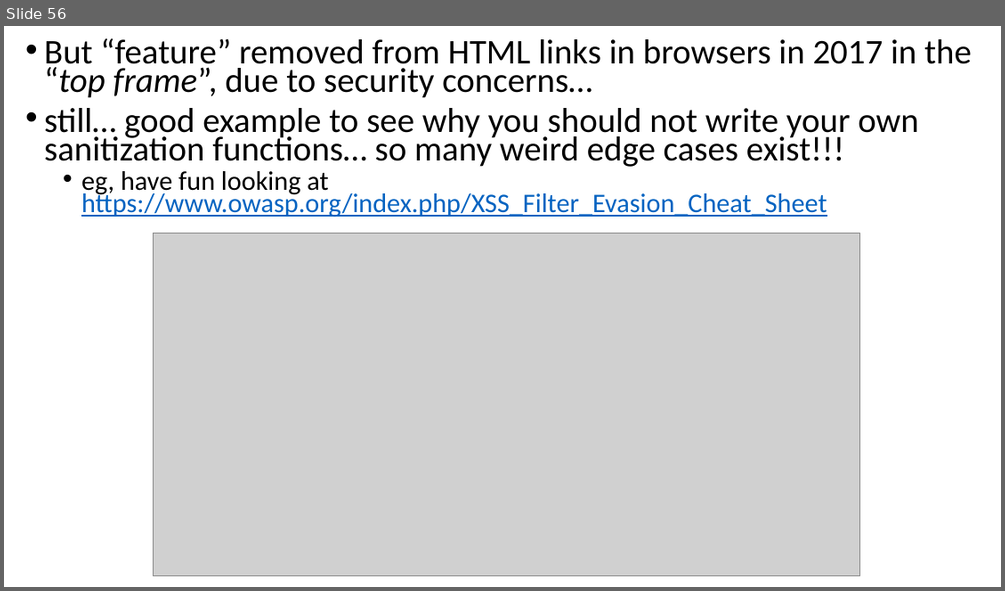
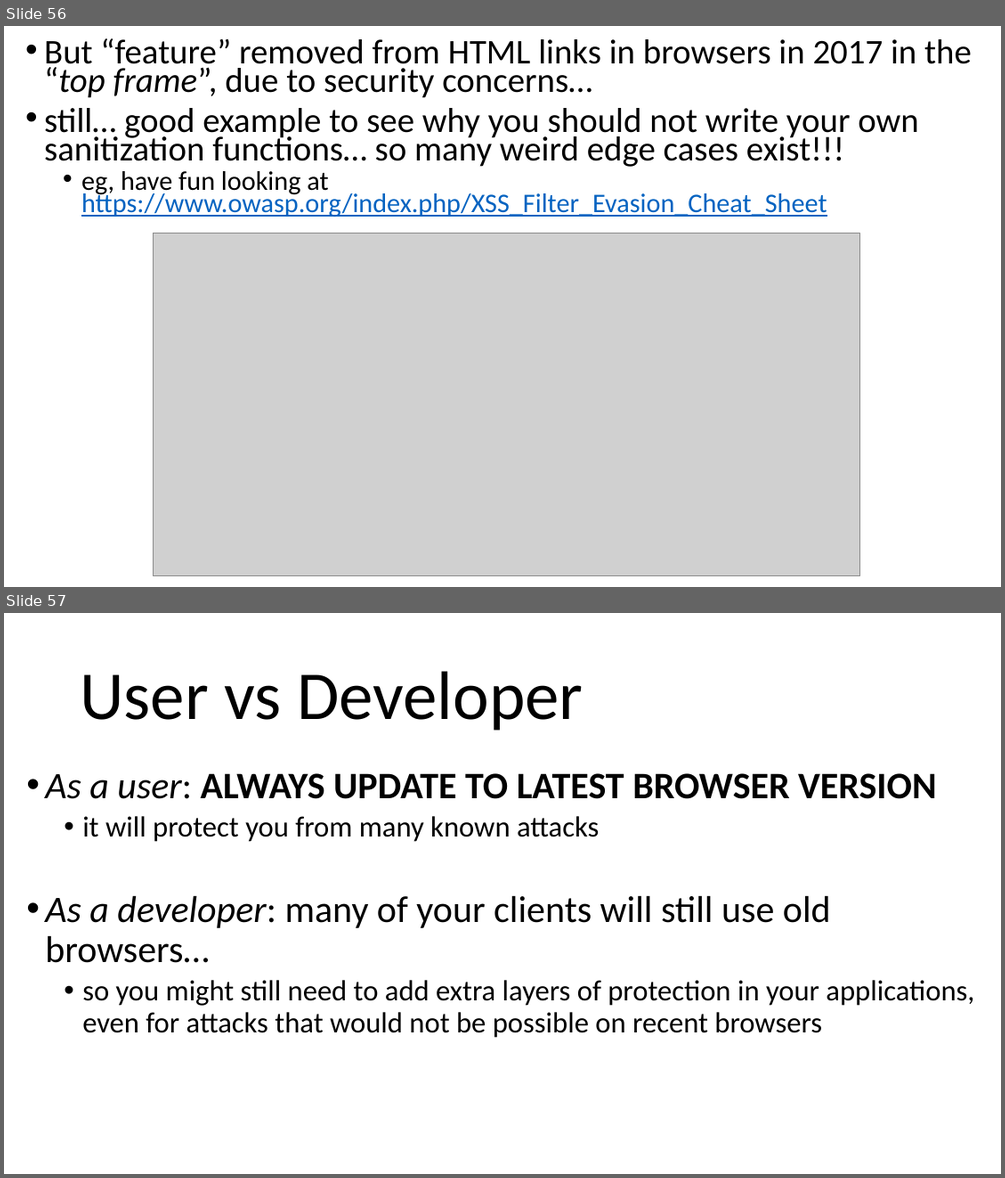
Before and after one commit to arcuri82/web_development_and_api_design, a slide deck: docs/slides/lesson_09.pptx. Shown one above the other, each under a label of ours: slide 56 before the commit, slides 56 and 57 after it. The pictures are 1005x591 and 1005x1178 pixels, drawn with LibreOffice and Linux fonts; fonts in the diff are those of the drawing; grey boxes stand for pictures. Boxes give left, top, right and bottom in pixels: in the first picture for what was removed or moved away, otherwise in the second. Text is boxed around its words. In the diff, an @@ line names an element or a change of style, - is before the commit and + after.

```diff
--- a/docs/slides/lesson_09.pptx
+++ b/docs/slides/lesson_09.pptx
@@ slide 57 added at [4,613,1001,1174], background #FFFFFF @@
@@ title added at [80,671,582,730], 66 pt, text #000000 @@
+User vs Developer
@@ text added at [45,773,974,1038], 28 pt, text #000000 @@
+• As a user: ALWAYS UPDATE TO LATEST BROWSER VERSION
+  • it will protect you from many known attacks
+• As a developer: many of your clients will still use old browsers…
+  • so you might still need to add extra layers of protection in your applications, even for attacks that would not be possible on recent browsers
```
Also in this commit, not shown: 2 slides changed, 1 other slide added, 1 other file.
